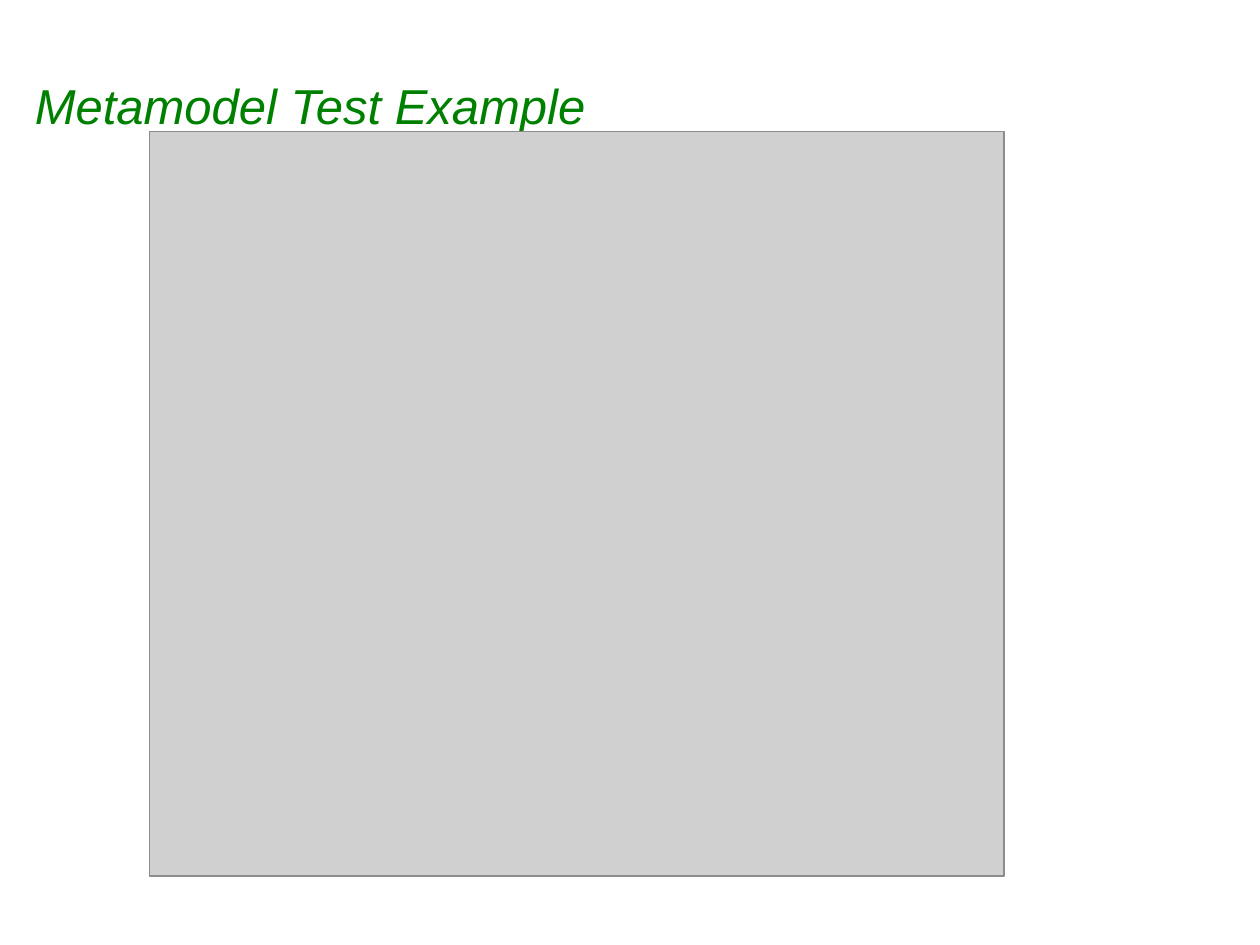
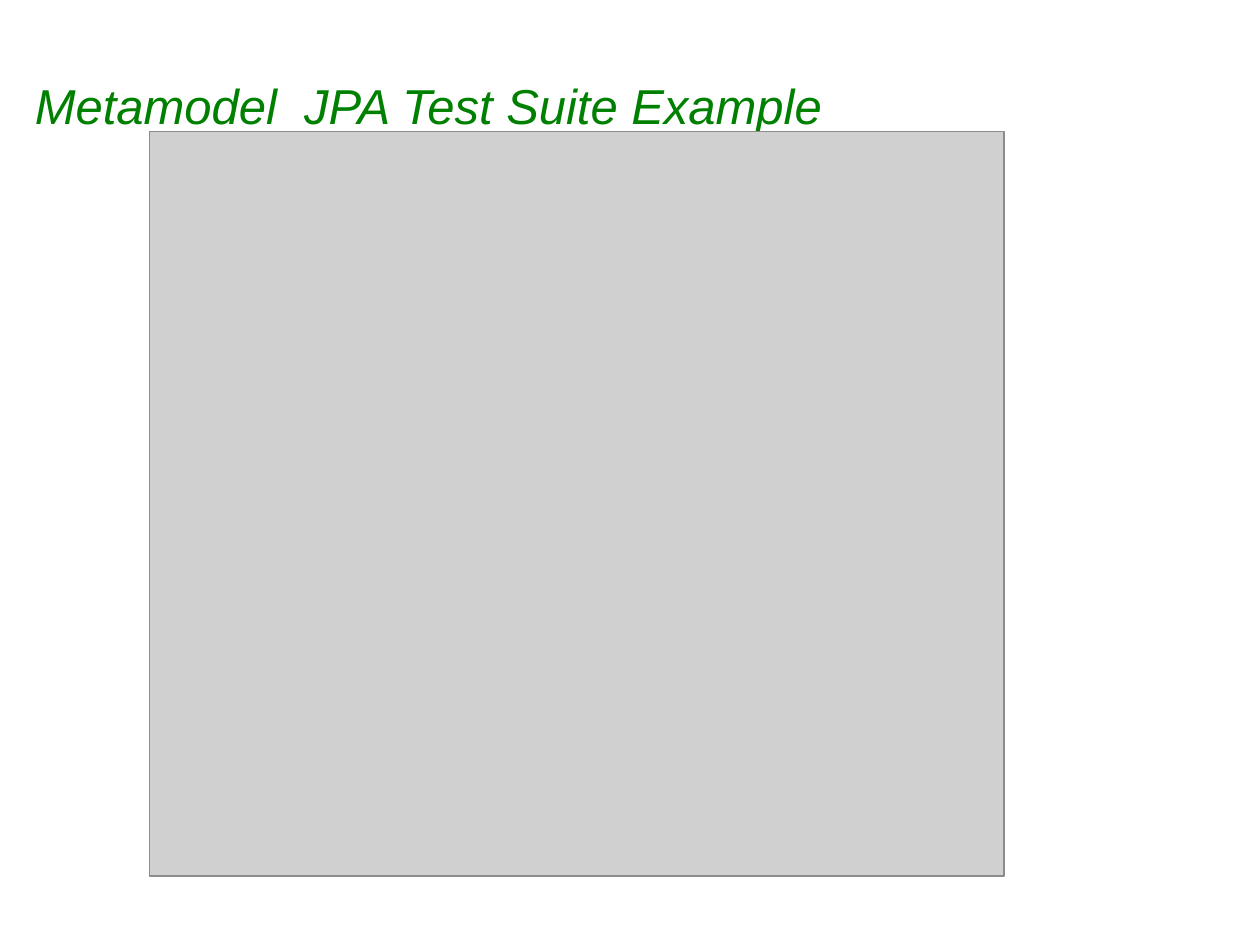
Before and after one commit to sabineheider/incubator, a slide deck: slide 16 of summit-2010/EclipseLink_JPA2_Metamodel.ppt (slide 17 before the commit). Drawn at 1260x945 pixels with LibreOffice and Linux fonts; fonts in the diff are those of the drawing; grey boxes stand for pictures; background and template pictures are left out. Boxes give left, top, right and bottom in pixels: in the first picture for what was removed or moved away, otherwise in the second. Text is boxed around its words. In the diff, an @@ line names an element or a change of style, - is before the commit and + after.

Commit message:
312854: EclipseLink Summit 2010 : Metamodel API PPT initial rough draft submission 3 http://wiki.eclipse.org/EclipseLink/Development/Summit/Topics#JPA_2.0

```diff
--- a/summit-2010/EclipseLink_JPA2_Metamodel.ppt
+++ b/summit-2010/EclipseLink_JPA2_Metamodel.ppt
@@ title at (x1=35, y1=88, x2=821, y2=134): text changed @@
-Metamodel Test Example
+Metamodel JPA Test Suite Example
```
Also in this commit, not shown: 10 other slides changed, 1 slide added, 2 slides removed.
